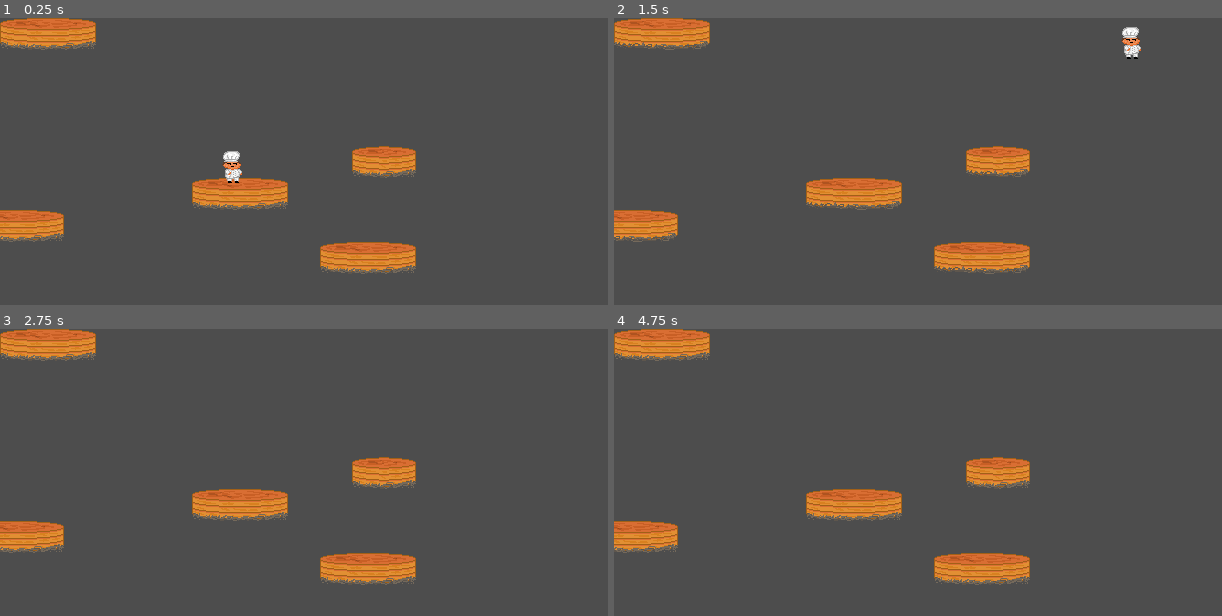
Above: before the commit, frames 1-4 (two rows, left to right).
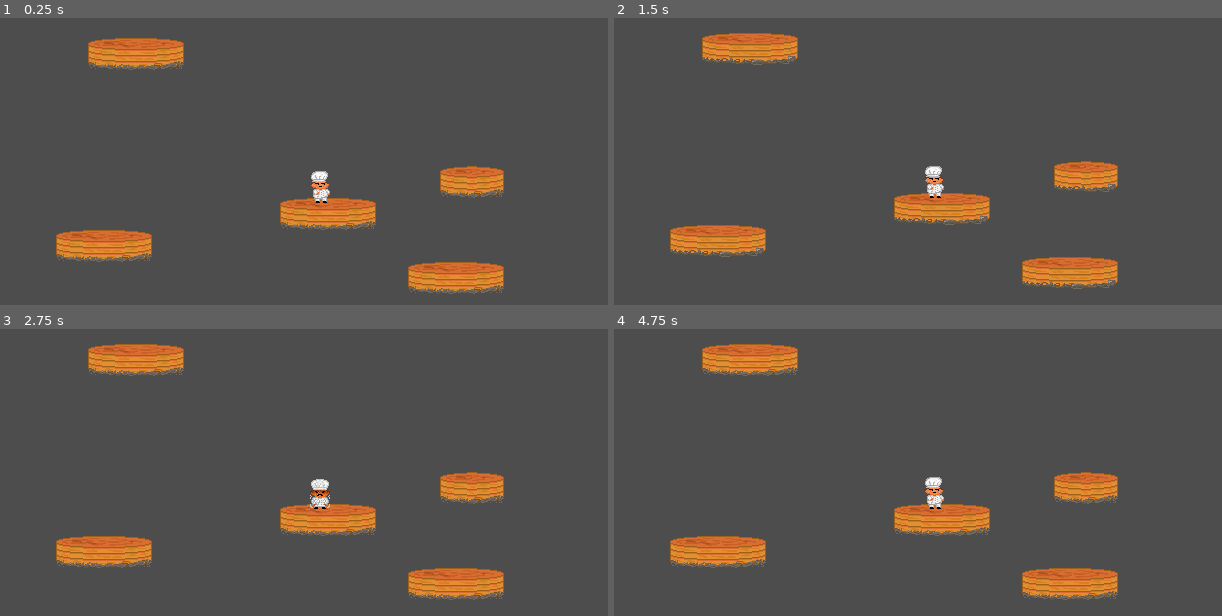
Above: after the commit, the same moments.

Repository: DaniMunteanu/EternalPaincakes
Game: Godot game, scene res://Level.tscn
The game is run twice, just before and just after one commit, with the same random seed, the same clock (stepped at 60 frames per second) and the same inputs. The project has no main scene, so this scene is started directly.
Inputs:
- Up to frame 1 (0.25 s): no input
- Up to frame 2 (1.5 s): tap Enter (ui_accept) at 0.5, 0.6 s; hold W (jump, bound only after the commit) 0.53-1.28 s; hold Right (ui_right) from 0.53 s (still down); tap W (jump, bound only after the commit) at 1.35 s
- Up to frame 3 (2.75 s): tap W (jump, bound only after the commit) at 1.52, 1.82 s; tap Enter (ui_accept) at 1.55, 2.1 s; release Right (ui_right) at 2.03 s; hold Left (ui_left) from 2.03 s (still down); hold W (jump, bound only after the commit) from 2.03 s (still down)
- Up to frame 4 (4.75 s): release Left (ui_left) at 2.78 s; release W (jump, bound only after the commit) at 2.78 s; hold Right (ui_right) 2.78-4.28 s; tap Enter (ui_accept) at 2.85, 4.35 s; tap W (jump, bound only after the commit) at 3.02, 3.32, 4.52 s; hold W (jump, bound only after the commit) 3.53-4.28 s; hold Left (ui_left) from 4.28 s (still down)

The runs differ from the first frame. In frame 1, 14% of the frame differs, in the area x 0-83%, y 0-97%; in frame 2, 14%; in frame 3, 14%; in frame 4, 14%.

Commit message:
Almost finished jumping mechanic

Diff:
--- a/EternalPaincakes/Player.tscn
+++ b/EternalPaincakes/Player.tscn
@@ -1,9 +1,10 @@
-[gd_scene load_steps=13 format=3 uid="uid://7f6b70jg80m6"]
+[gd_scene load_steps=15 format=3 uid="uid://7f6b70jg80m6"]
 
 [ext_resource type="Script" path="res://player.gd" id="1_2gox1"]
 [ext_resource type="Texture2D" uid="uid://k34s6c44uc32" path="res://Sprites/Player/PlayerIdle.png" id="1_ng2pw"]
 [ext_resource type="Texture2D" uid="uid://iy7sr6oiy4tl" path="res://Sprites/Player/PlayerWalking.png" id="2_cpaxu"]
 [ext_resource type="Texture2D" uid="uid://ba7o6air1l5dr" path="res://Sprites/Player/PlayerPrepareJump.png" id="3_r3d8o"]
+[ext_resource type="Texture2D" uid="uid://yd6udpc3da2p" path="res://Sprites/Player/PlayerJumping.png" id="5_aoleg"]
 
 [sub_resource type="CapsuleShape2D" id="CapsuleShape2D_yh8a2"]
 height = 32.0
@@ -542,8 +543,73 @@
 "values": [SubResource("CapsuleShape2D_yh8a2")]
 }
 
+[sub_resource type="Animation" id="Animation_xsykm"]
+resource_name = "PlayerFloat"
+step = 0.0
+tracks/0/type = "value"
+tracks/0/imported = false
+tracks/0/enabled = true
+tracks/0/path = NodePath("Sprite2D:texture")
+tracks/0/interp = 1
+tracks/0/loop_wrap = true
+tracks/0/keys = {
+"times": PackedFloat32Array(0),
+"transitions": PackedFloat32Array(1),
+"update": 1,
+"values": [ExtResource("5_aoleg")]
+}
+tracks/1/type = "value"
+tracks/1/imported = false
+tracks/1/enabled = true
+tracks/1/path = NodePath("Sprite2D:offset")
+tracks/1/interp = 1
+tracks/1/loop_wrap = true
+tracks/1/keys = {
+"times": PackedFloat32Array(0),
+"transitions": PackedFloat32Array(1),
+"update": 0,
+"values": [Vector2(0, -15)]
+}
+tracks/2/type = "value"
+tracks/2/imported = false
+tracks/2/enabled = true
+tracks/2/path = NodePath("Sprite2D:flip_h")
+tracks/2/interp = 1
+tracks/2/loop_wrap = true
+tracks/2/keys = {
+"times": PackedFloat32Array(0),
+"transitions": PackedFloat32Array(1),
+"update": 1,
+"values": [false]
+}
+tracks/3/type = "value"
+tracks/3/imported = false
+tracks/3/enabled = true
+tracks/3/path = NodePath("Sprite2D:hframes")
+tracks/3/interp = 1
+tracks/3/loop_wrap = true
+tracks/3/keys = {
+"times": PackedFloat32Array(0),
+"transitions": PackedFloat32Array(1),
+"update": 1,
+"values": [1]
+}
+tracks/4/type = "value"
+tracks/4/imported = false
+tracks/4/enabled = true
+tracks/4/path = NodePath("Sprite2D:vframes")
+tracks/4/interp = 1
+tracks/4/loop_wrap = true
+tracks/4/keys = {
+"times": PackedFloat32Array(0),
+"transitions": PackedFloat32Array(1),
+"update": 1,
+"values": [1]
+}
+
 [sub_resource type="AnimationLibrary" id="AnimationLibrary_tebir"]
 _data = {
+"PlayerFloat": SubResource("Animation_xsykm"),
 "PlayerHoldingJump": SubResource("Animation_g1ap3"),
 "PlayerIdleLeft": SubResource("Animation_k67ex"),
 "PlayerIdleRight": SubResource("Animation_m111u"),
@@ -568,3 +634,7 @@
 [node name="CollisionShape2D" type="CollisionShape2D" parent="."]
 position = Vector2(0, -16)
 shape = SubResource("CapsuleShape2D_yh8a2")
+
+[node name="Camera2D" type="Camera2D" parent="."]
+process_callback = 0
+position_smoothing_enabled = true
--- a/EternalPaincakes/player.gd
+++ b/EternalPaincakes/player.gd
@@ -1,25 +1,140 @@
 extends CharacterBody2D
 
+@onready var animation_player: AnimationPlayer = $AnimationPlayer
 
-const SPEED = 300.0
-const JUMP_VELOCITY = -600.0
+enum player_orientation {LEFT, RIGHT}
+var current_player_orientation = player_orientation.RIGHT
+
+enum player_states {IDLE, WALKING, HOLDING_JUMP, IN_AIR, DEAD}
+var current_player_state = player_states.IDLE
+
+@export var walking_speed = 300.0
+@export_range(0,1) var acceleration = 0.1
+@export_range(0,1) var deceleration = 0.1
+
+@export var jump_force = -400.0
+@export_range(0,1) var jump_deceleration = 0.1
+
+var current_jump_velocity = 500.0
+var max_jump_velocity = -1000.0
+var jump_force_increment = 250.0
+
+var max_flying_velocity = 1000.0
+var current_flying_velocity = 0.0
+
+var flying_orientation_modifier = 0.0
+
+func update_player_orientation():
+	var walking_angle = rad_to_deg(velocity.angle())
+	if walking_angle < 0:
+		walking_angle += 360
+	match floor(walking_angle/90.0):
+		1.0, 2.0:
+			current_player_orientation = player_orientation.LEFT
+		0.0, 3.0:
+			current_player_orientation = player_orientation.RIGHT
+
+func update_walking_movement():
+	var direction := Input.get_axis("move_left", "move_right")
+	if direction:
+		velocity.x = move_toward(velocity.x, direction * walking_speed, walking_speed * acceleration)
+		current_player_state = player_states.WALKING
+		print("walking")
+	else:
+		velocity.x = move_toward(velocity.x, 0, walking_speed * deceleration)
+		current_player_state = player_states.IDLE
+		print("idle")
+
+func check_for_jump():
+	if Input.is_action_just_released("jump"):
+		velocity.x = 100.0 * flying_orientation_modifier
+		velocity.y = current_jump_velocity
+		animation_player.play("PlayerFloat")
+		current_player_state = player_states.IN_AIR
+		print("in aer")
+	elif Input.is_action_pressed("jump") and is_on_floor():
+		#velocity.y = jump_force
+		velocity.x = 0.0
+		current_player_state = player_states.HOLDING_JUMP
+		print("holding jump")
+
+func check_if_in_air():
+	if not is_on_floor():
+		current_player_state = player_states.IN_AIR
+		print("in air")
+
+func _physics_process(delta: float) -> void:
+	match current_player_state:
+		player_states.IDLE:
+			#update_player_orientation()
+			flying_orientation_modifier = 0.0
+			update_walking_movement()
+			check_for_jump()
+			check_if_in_air()
+			match current_player_orientation:
+				player_orientation.LEFT:
+					animation_player.play("PlayerIdleLeft")
+				player_orientation.RIGHT:
+					animation_player.play("PlayerIdleRight")
+
+		player_states.WALKING:
+			update_player_orientation()
+			update_walking_movement()
+			check_if_in_air()
+			match current_player_orientation:
+				player_orientation.LEFT:
+					animation_player.play("PlayerWalkingLeft")
+					flying_orientation_modifier = -1.0
+				player_orientation.RIGHT:
+					animation_player.play("PlayerWalkingRight")
+					flying_orientation_modifier = 1.0
+			check_for_jump()
+
+		player_states.HOLDING_JUMP:
+			if Input.is_action_just_released("jump"):
+				velocity.x = current_flying_velocity * flying_orientation_modifier
+				current_flying_velocity = 0.0
+				flying_orientation_modifier = 0.0
+
+				velocity.y = current_jump_velocity
+				current_jump_velocity = 500.0
+				animation_player.play("PlayerFloat")
+				current_player_state = player_states.IN_AIR
+			else:
+				flying_orientation_modifier = 0.0
+				if Input.is_action_pressed("move_left") == Input.is_action_pressed("move_right"):
+					flying_orientation_modifier = 0.0
+				elif Input.is_action_pressed("move_left"):
+					flying_orientation_modifier = -1.0
+				else:
+					flying_orientation_modifier = 1.0
+
+				animation_player.play("PlayerHoldingJump")
+				current_jump_velocity = move_toward(current_jump_velocity, max_jump_velocity, delta * jump_force_increment)
+
+				current_flying_velocity = move_toward(current_flying_velocity, max_flying_velocity, delta * jump_force_increment)
+
+		player_states.IN_AIR:
+			if is_on_floor():
+				current_player_state = player_states.IDLE
+				print("idle")
+			else:
+				velocity += get_gravity() * delta
+				animation_player.play("PlayerFloat")
+	#update_player_orientation()
+
+	# Add the gravity.
 
 
-func _physics_process(delta: float) -> void:
-	# Add the gravity.
-	if not is_on_floor():
-		velocity += get_gravity() * delta
 
 	# Handle jump.
-	if Input.is_action_just_pressed("ui_accept") and is_on_floor():
-		velocity.y = JUMP_VELOCITY
+
+
+
 
 	# Get the input direction and handle the movement/deceleration.
 	# As good practice, you should replace UI actions with custom gameplay actions.
-	var direction := Input.get_axis("ui_left", "ui_right")
-	if direction:
-		velocity.x = direction * SPEED
-	else:
-		velocity.x = move_toward(velocity.x, 0, SPEED)
+
+
 
 	move_and_slide()
--- a/EternalPaincakes/project.godot
+++ b/EternalPaincakes/project.godot
@@ -23,6 +23,24 @@
 window/stretch/mode="viewport"
 window/stretch/scale_mode="integer"
 
+[input]
+
+move_left={
+"deadzone": 0.5,
+"events": [Object(InputEventKey,"resource_local_to_scene":false,"resource_name":"","device":-1,"window_id":0,"alt_pressed":false,"shift_pressed":false,"ctrl_pressed":false,"meta_pressed":false,"pressed":false,"keycode":0,"physical_keycode":65,"key_label":0,"unicode":97,"location":0,"echo":false,"script":null)
+]
+}
+move_right={
+"deadzone": 0.5,
+"events": [Object(InputEventKey,"resource_local_to_scene":false,"resource_name":"","device":-1,"window_id":0,"alt_pressed":false,"shift_pressed":false,"ctrl_pressed":false,"meta_pressed":false,"pressed":false,"keycode":0,"physical_keycode":68,"key_label":0,"unicode":100,"location":0,"echo":false,"script":null)
+]
+}
+jump={
+"deadzone": 0.5,
+"events": [Object(InputEventKey,"resource_local_to_scene":false,"resource_name":"","device":-1,"window_id":0,"alt_pressed":false,"shift_pressed":false,"ctrl_pressed":false,"meta_pressed":false,"pressed":false,"keycode":0,"physical_keycode":87,"key_label":0,"unicode":119,"location":0,"echo":false,"script":null)
+]
+}
+
 [rendering]
 
 textures/canvas_textures/default_texture_filter=0
